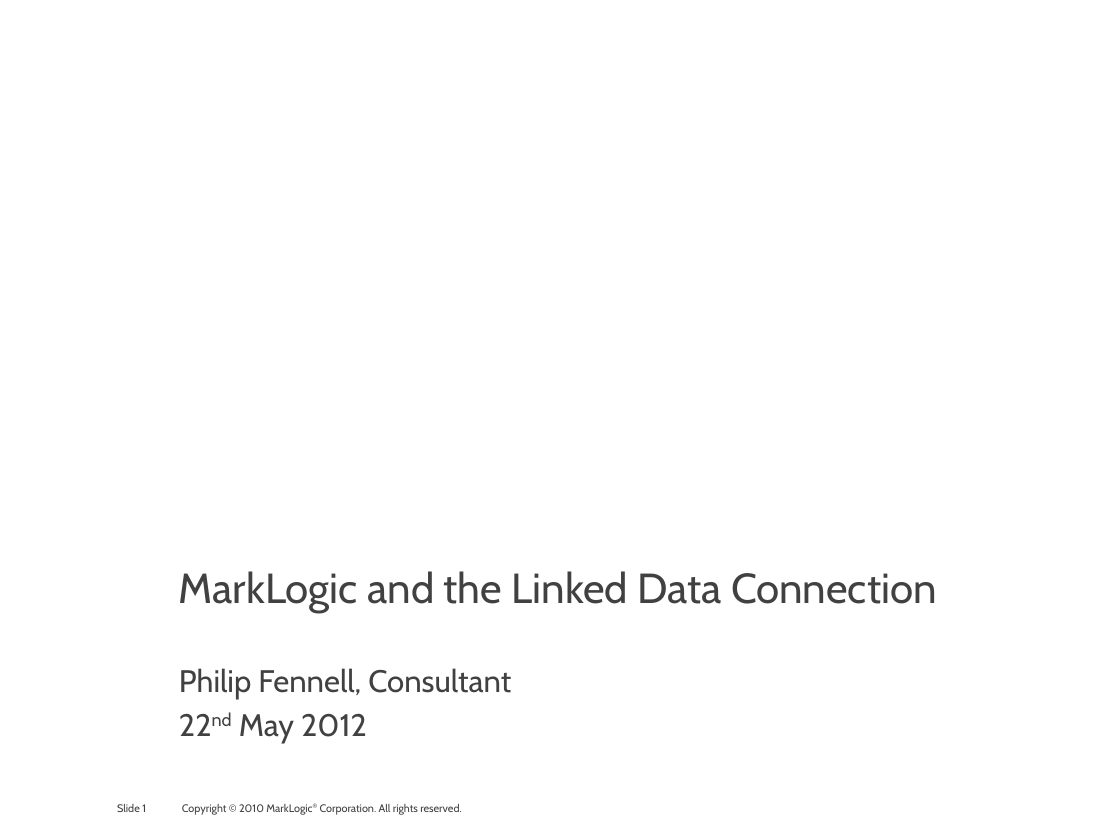
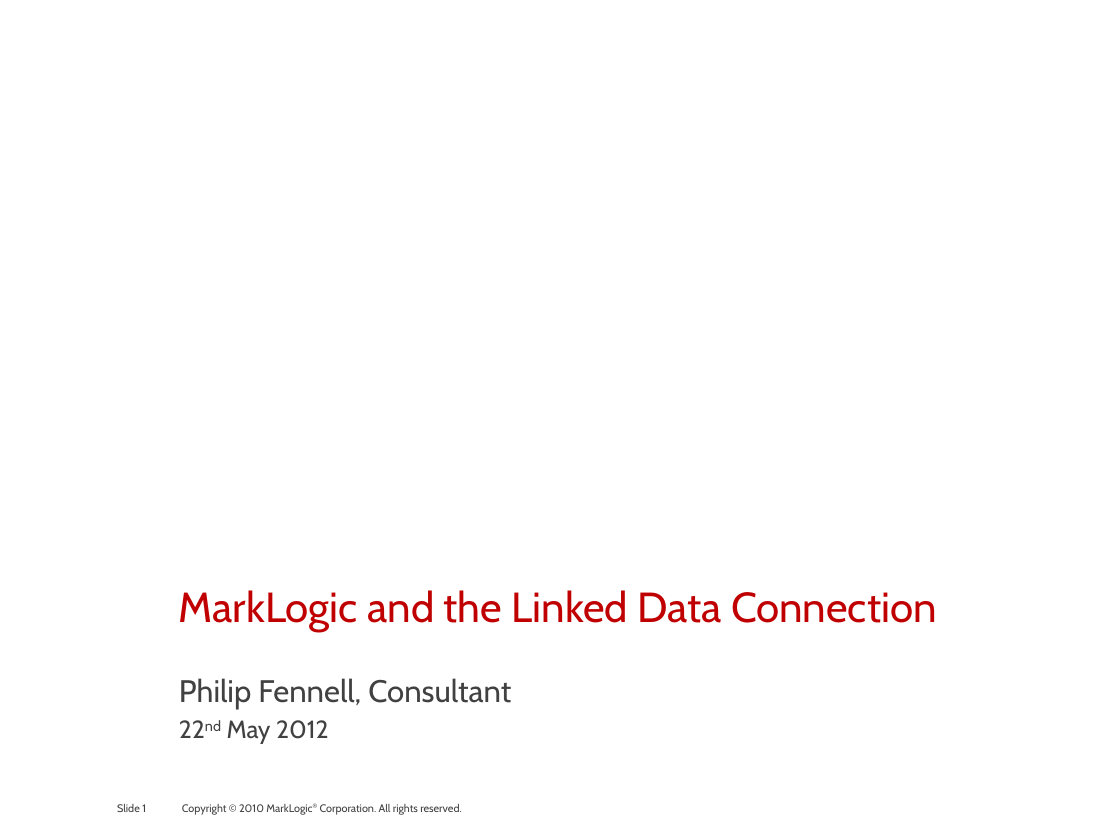
Before and after one commit to philipfennell/grasp, a slide deck: slide 1 of docs/marklogic_and_the_linked-data_connection.pptx. Drawn at 1120x840 pixels with LibreOffice and Linux fonts; fonts in the diff are those of the drawing; background and template pictures are left out. Boxes give left, top, right and bottom in pixels: in the first picture for what was removed or moved away, otherwise in the second. Text is boxed around its words. In the diff, an @@ line names an element or a change of style, - is before the commit and + after.

```diff
--- a/docs/marklogic_and_the_linked-data_connection.pptx
+++ b/docs/marklogic_and_the_linked-data_connection.pptx
@@ text at (x1=179, y1=590, x2=937, y2=744): text colour #414141 to #C00000 in "MarkLogic and the Linked Data Connection"; size 20 to 16 pt in "22nd May 2012" @@
```
Also in this commit, not shown: 14 other slides changed, 1 slide added, 2 slides removed.
